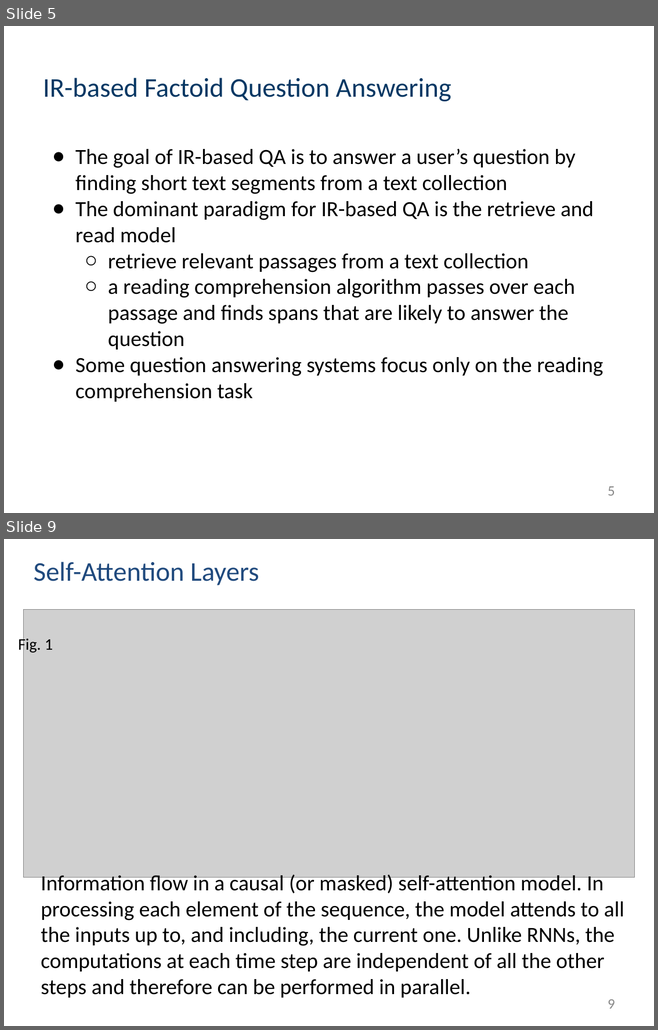
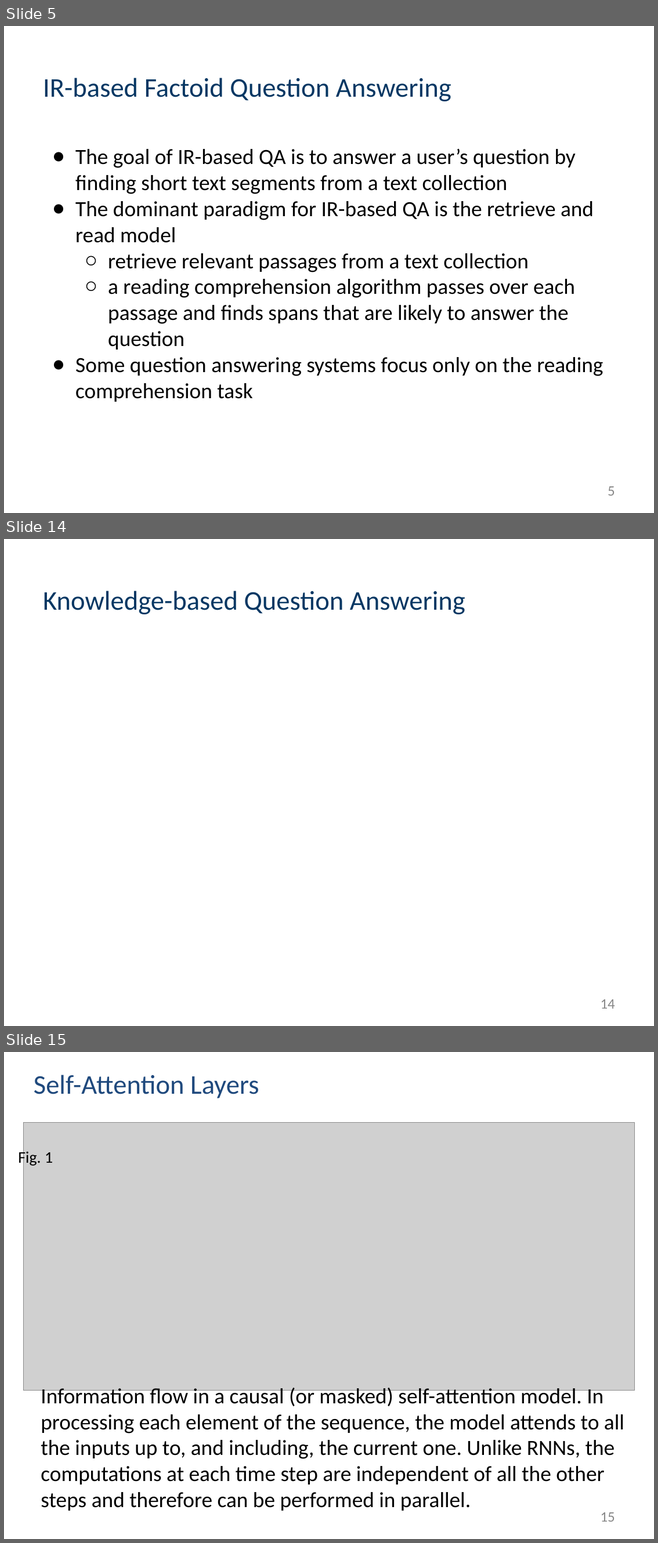
Before and after one commit to muyun/dev.nllp, a slide deck: docs/question-answering-draft.pptx. Shown one above the other, each under a label of ours: slides 5 and 9 before the commit, slides 5, 14 and 15 after it; the slides between them are not shown. The pictures are 658x1030 and 658x1543 pixels, drawn with LibreOffice and Linux fonts; fonts in the diff are those of the drawing; grey boxes stand for pictures. Boxes give left, top, right and bottom in pixels: in the first picture for what was removed or moved away, otherwise in the second. Text is boxed around its words. In the diff, an @@ line names an element or a change of style, - is before the commit and + after.

```diff
--- a/docs/question-answering-draft.pptx
+++ b/docs/question-answering-draft.pptx
@@ slide 14 added at box(4, 539, 654, 1026), background #FFFFFF @@
@@ title added at box(43, 591, 465, 614), 30 pt, text #073763 @@
+Knowledge-based Question Answering
@@ page number added at box(600, 1000, 615, 1009), 16 pt, text #888888 @@
+14
@@ what was slide 9 is now slide 15 @@
@@ page number at box(600, 1513, 615, 1522): text changed @@
-9
+15
```
Also in this commit, not shown: 2 slides changed, 6 other slides added, 1 slide removed, 5 other files.
